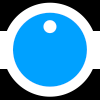
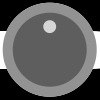
Before/after of a (100, 100) layered artwork. What changed in the layer stack:
added layer "Layer 3" above "slider-knob.xcf" over [2, 2, 100, 97]
